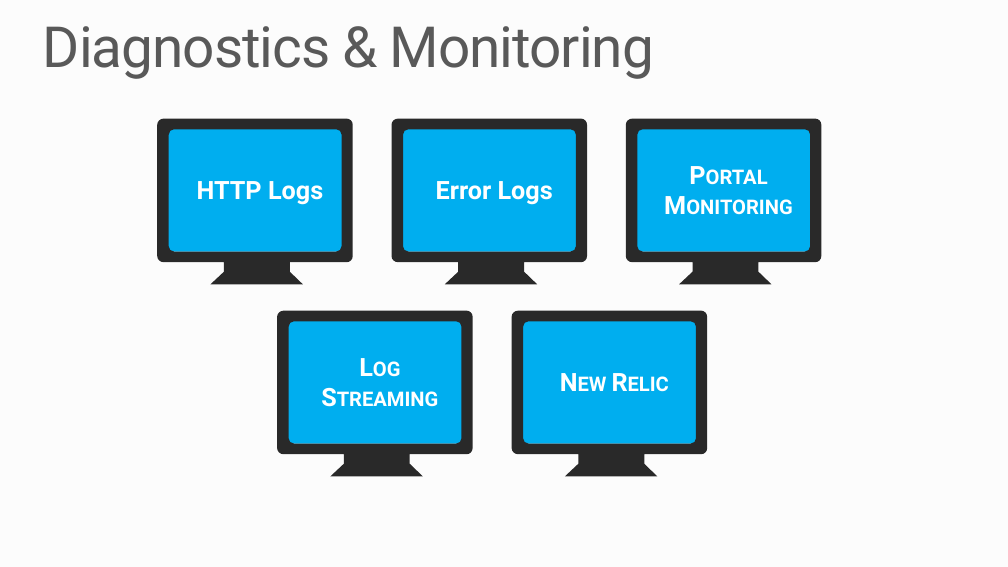
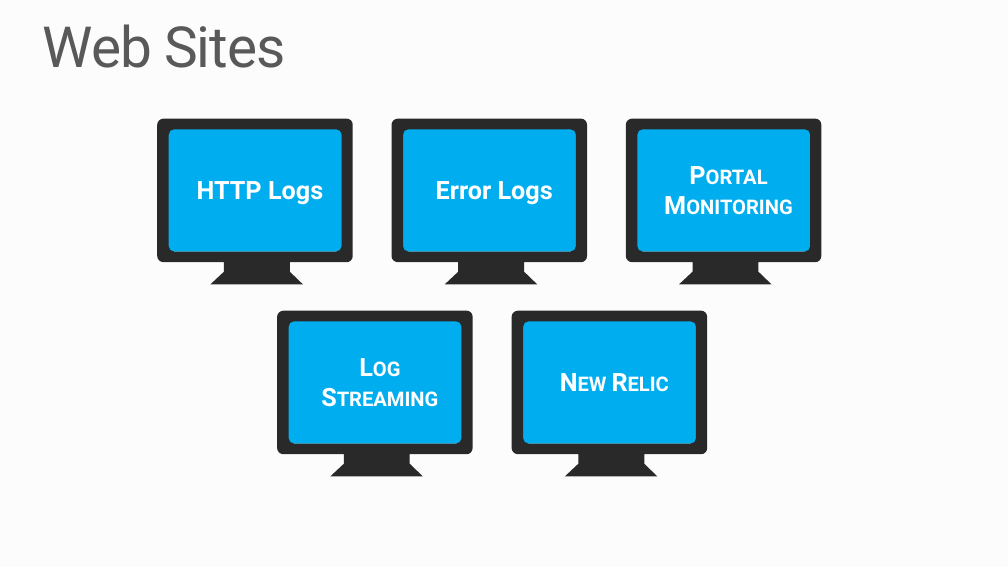
Before and after one commit to robdmoore/AzureWebAppsPresentation, a slide deck: slide 37 of Presentation.pptx (slide 25 before the commit). Drawn at 1008x567 pixels with LibreOffice and Linux fonts; fonts in the diff are those of the drawing; grey boxes stand for pictures; background and template pictures are left out. Boxes give left, top, right and bottom in pixels: in the first picture for what was removed or moved away, otherwise in the second. Text is boxed around its words. In the diff, an @@ line names an element or a change of style, - is before the commit and + after.

```diff
--- a/Presentation.pptx
+++ b/Presentation.pptx
@@ title at box(43, 24, 285, 68): text changed @@
-Diagnostics & Monitoring
+Web Sites
```
Also in this commit, not shown: 1 other slide changed, 18 slides added, 5 slides removed.
